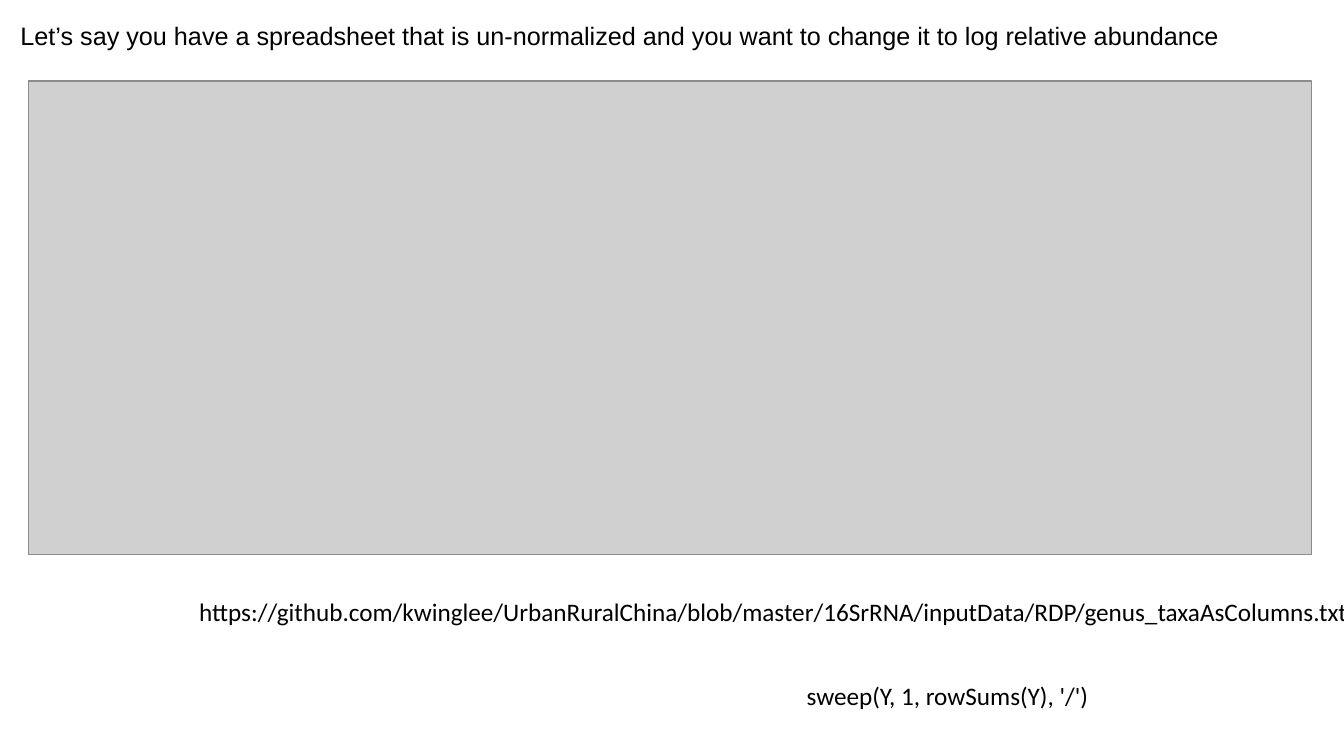
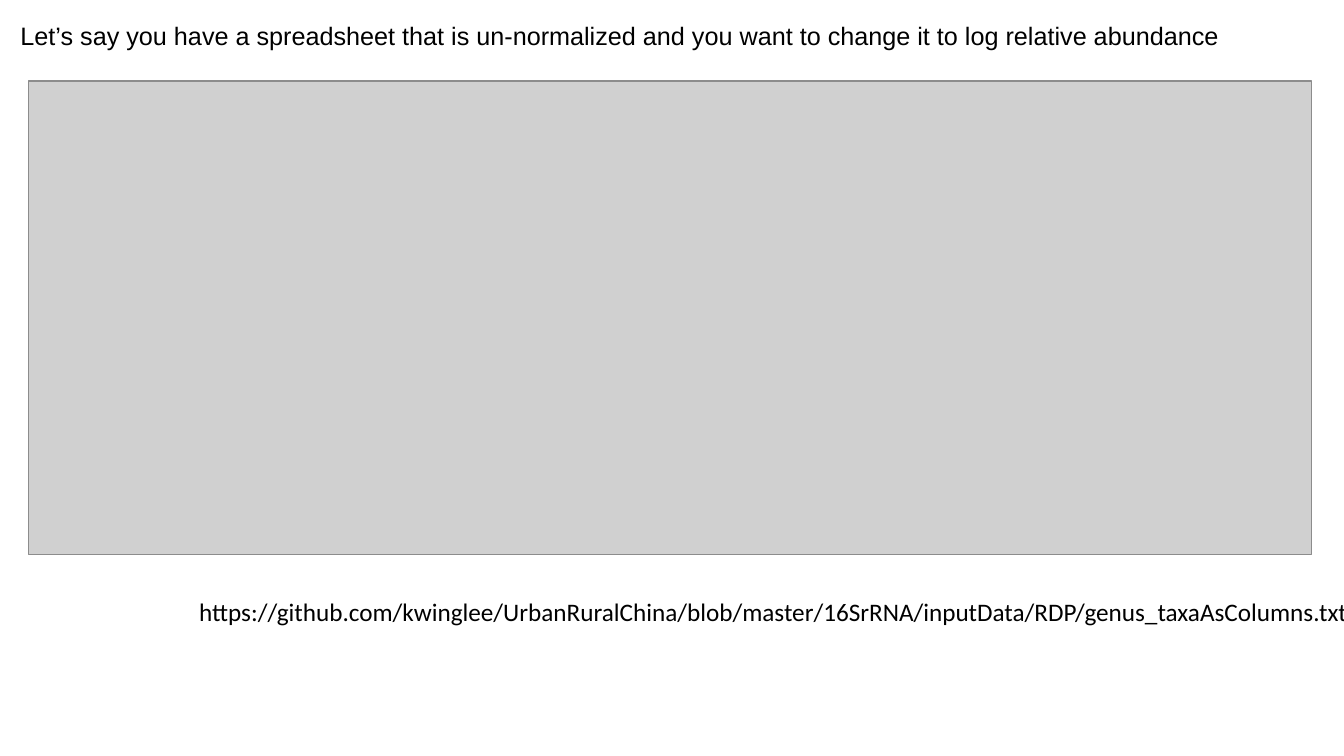
Before and after one commit to afodor/afodor.github.io, a slide deck: slide 11 of classes/ChapelHill2018/ch.pptx (slide 8 before the commit). Drawn at 1344x756 pixels with LibreOffice and Linux fonts; fonts in the diff are those of the drawing; grey boxes stand for pictures. Boxes give left, top, right and bottom in pixels: in the first picture for what was removed or moved away, otherwise in the second. Text is boxed around its words. In the diff, an @@ line names an element or a change of style, - is before the commit and + after.

```diff
--- a/classes/ChapelHill2018/ch.pptx
+++ b/classes/ChapelHill2018/ch.pptx
@@ text removed at box(807, 686, 1054, 709) @@
-sweep(Y, 1, rowSums(Y), '/')
```
Also in this commit, not shown: 15 slides added.
